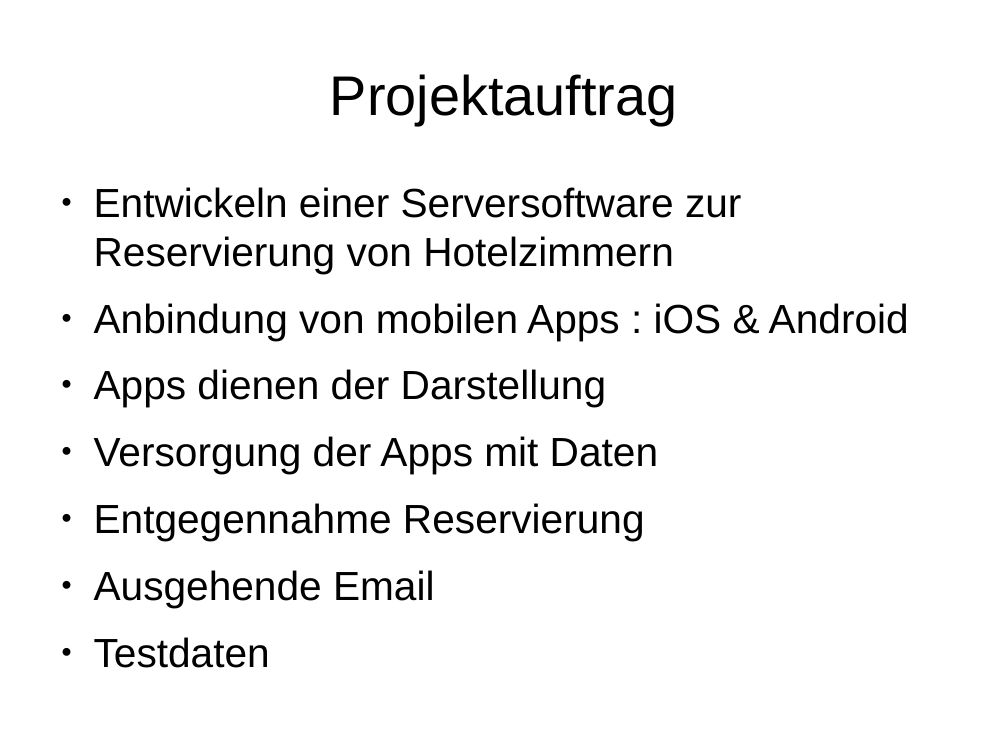
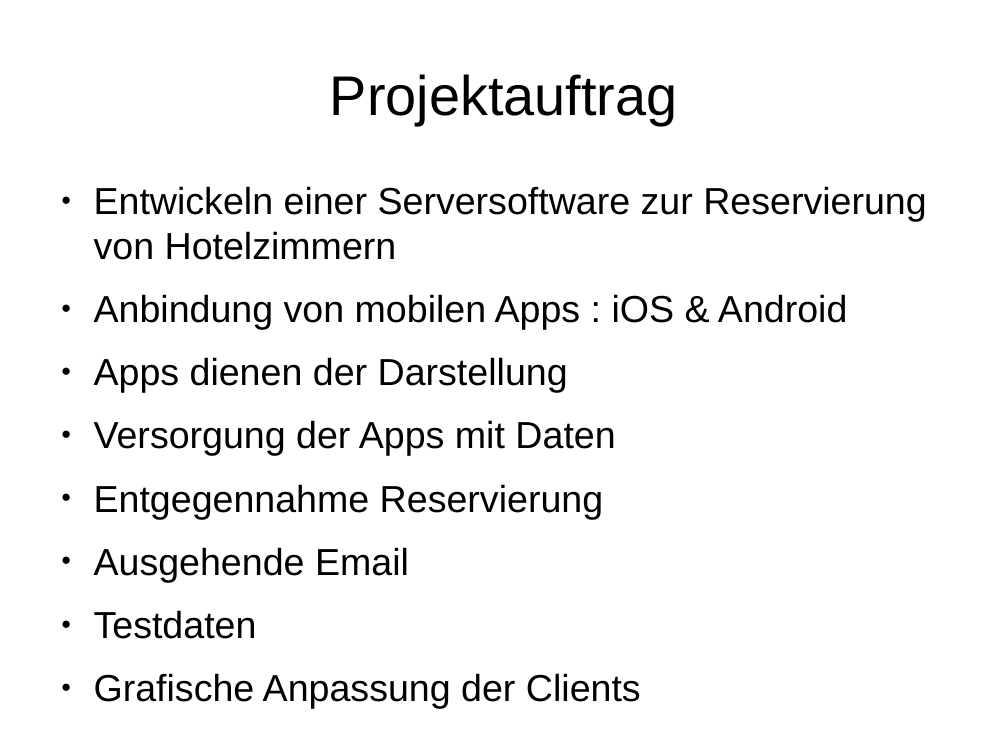
Before and after one commit to janhelmle/weiterbildung_fachinformatiker_ihk_projektantrag, a slide deck: slide 3 of praesentation/presentation_v1.odp. Drawn at 1008x756 pixels with LibreOffice and Linux fonts; fonts in the diff are those of the drawing. Boxes give left, top, right and bottom in pixels: in the first picture for what was removed or moved away, otherwise in the second. Text is boxed around its words. In the diff, an @@ line names an element or a change of style, - is before the commit and + after.

```diff
--- a/praesentation/presentation_v1.odp
+++ b/praesentation/presentation_v1.odp
@@ text at (94, 186, 926, 639): size 32 to 29.6 pt in "Entwickeln einer Serversoftware zur Reservierung von Hotelzi ...", "Anbindung von mobilen Apps : iOS & ...", "Apps dienen der Darstellung", "Versorgung der Apps mit Daten" and 3 more places @@
@@ text at (94, 673, 641, 708): paragraph added @@
+● Grafische Anpassung der Clients
```
Also in this commit, not shown: 2 other slides changed.
